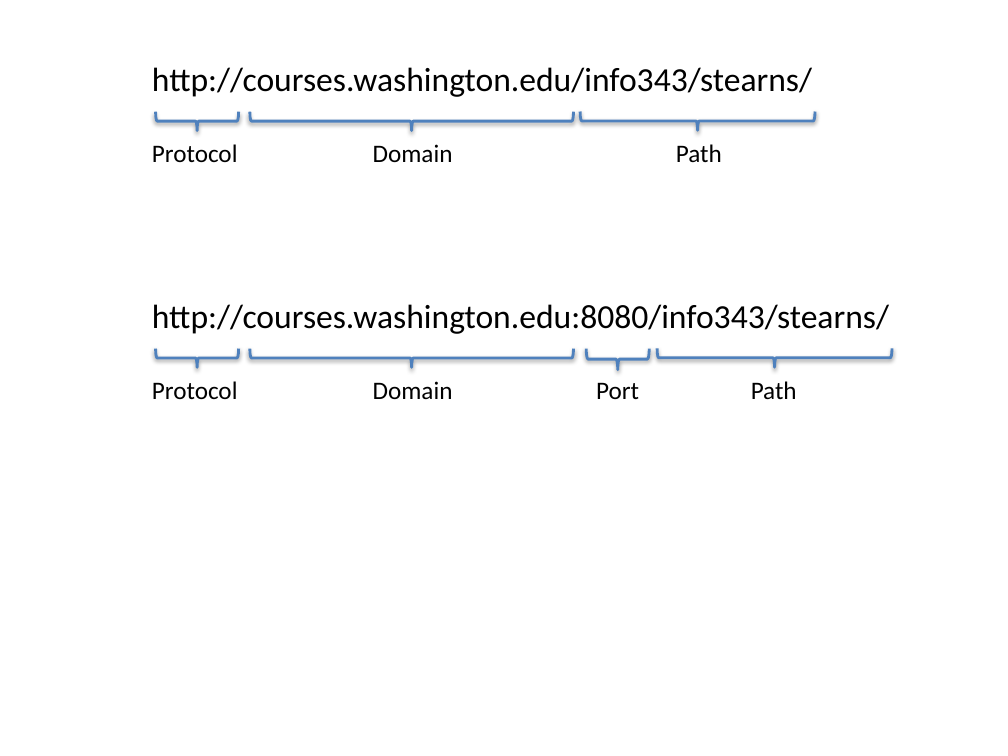
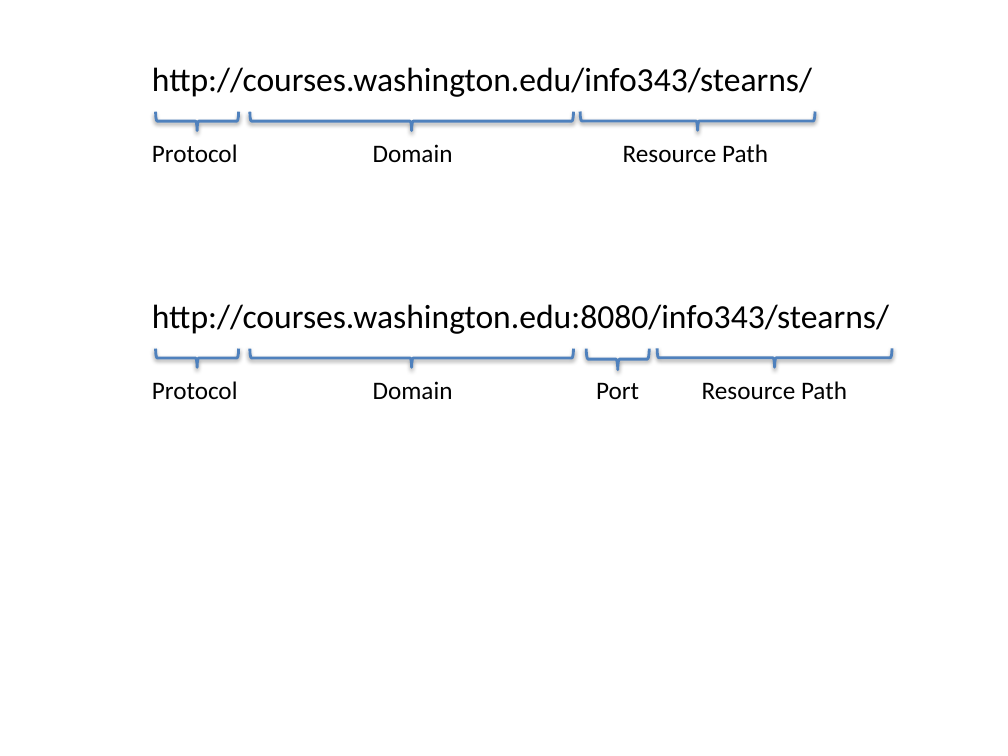
Before and after one commit to XavierByrd/info343-stearns, a slide deck: slide 2 of slides/intro/img/diagrams.pptx. Drawn at 1008x756 pixels with LibreOffice and Linux fonts; fonts in the diff are those of the drawing. Boxes give left, top, right and bottom in pixels: in the first picture for what was removed or moved away, otherwise in the second. Text is boxed around its words. In the diff, an @@ line names an element or a change of style, - is before the commit and + after.

Commit message:
Changed label to "resource path" to emphasize resource aspect of URLs

```diff
--- a/slides/intro/img/diagrams.pptx
+++ b/slides/intro/img/diagrams.pptx
@@ text at box(623, 144, 768, 162): text changed @@
-Path
+Resource Path
@@ text at box(702, 381, 847, 399): text changed @@
-Path
+Resource Path
```
Also in this commit, not shown: 2 other files.
